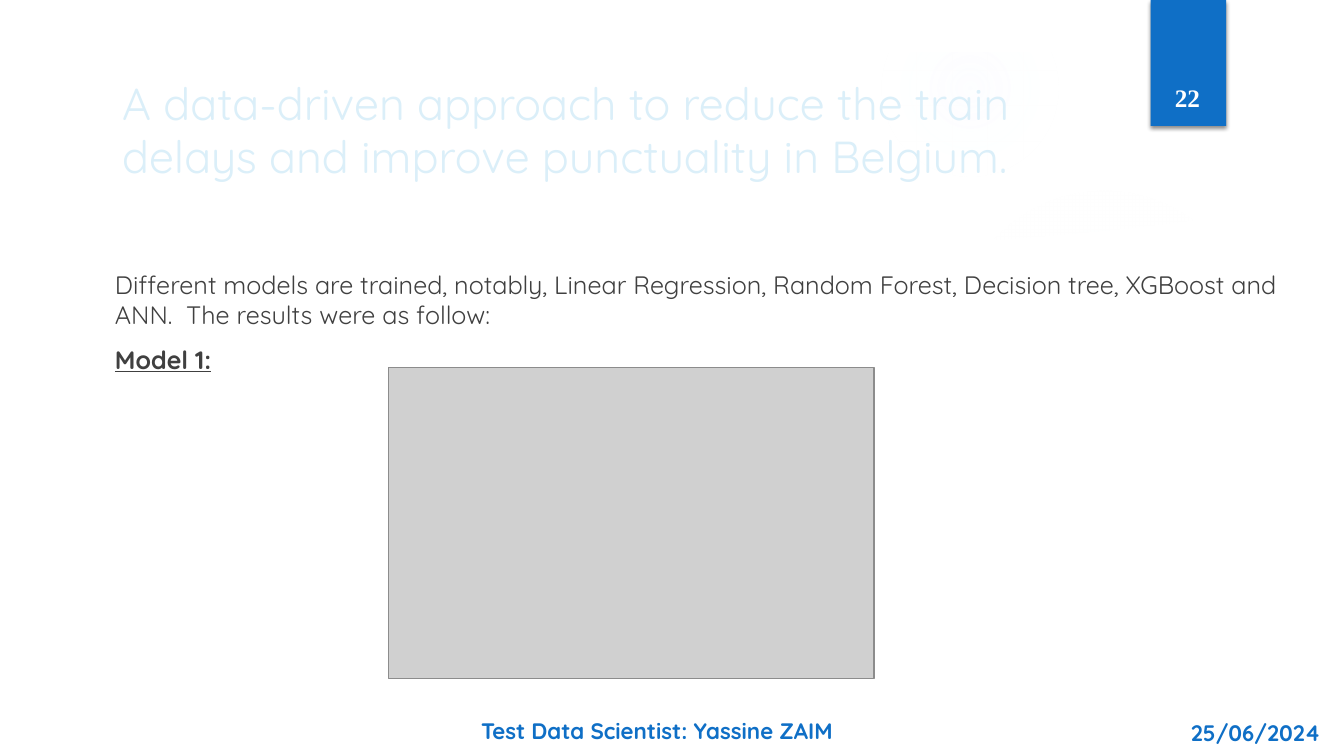
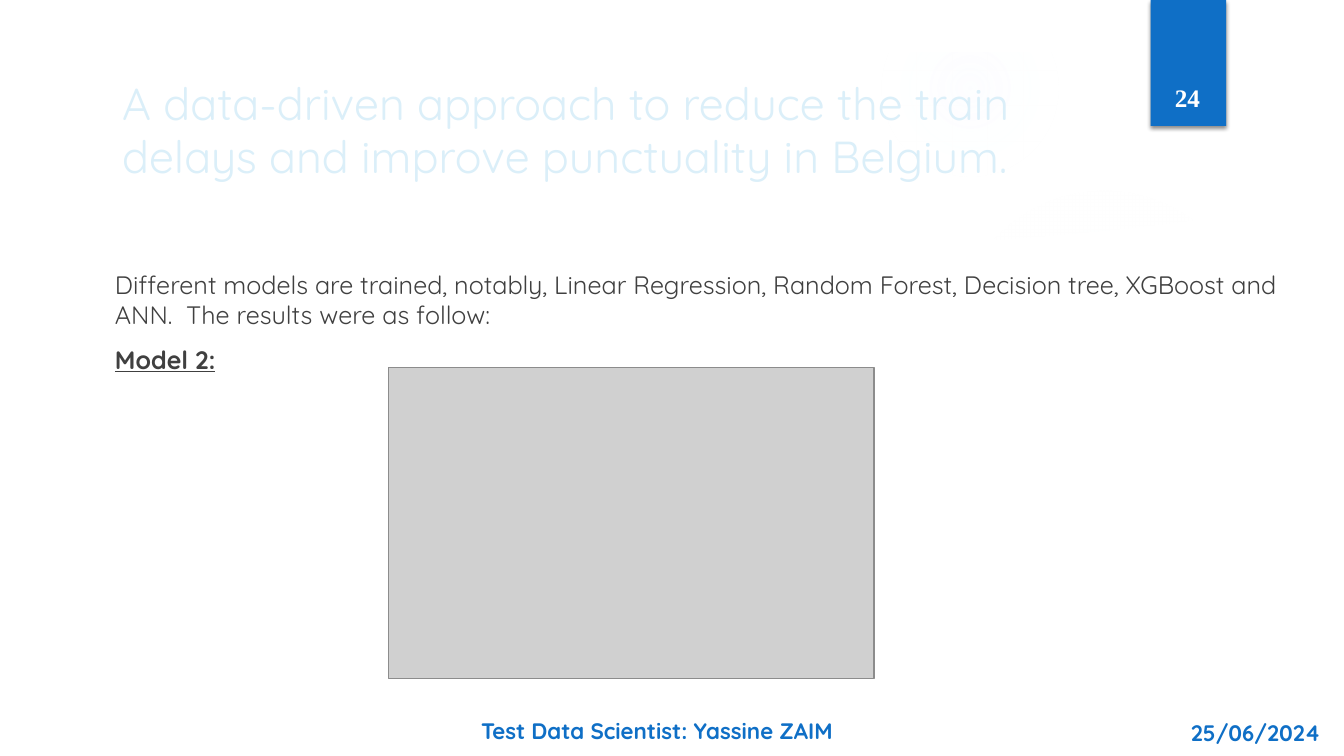
Before and after one commit to ZaimYassine/Ypto-test-Yassine-Zaim, a slide deck: slide 24 of Test_Data_Scientist_Yassine_ZAIM.pptx (slide 22 before the commit). Drawn at 1344x756 pixels with LibreOffice and Linux fonts; fonts in the diff are those of the drawing; grey boxes stand for pictures; background and template pictures are left out. Boxes give left, top, right and bottom in pixels: in the first picture for what was removed or moved away, otherwise in the second. Text is boxed around its words. In the diff, an @@ line names an element or a change of style, - is before the commit and + after.

```diff
--- a/Test_Data_Scientist_Yassine_ZAIM.pptx
+++ b/Test_Data_Scientist_Yassine_ZAIM.pptx
@@ page number at bbox=[1175, 90, 1200, 107]: text changed @@
-22
+24
@@ text at bbox=[115, 350, 215, 372]: text changed @@
-Model 1:
+Model 2:
```
Also in this commit, not shown: 11 other slides changed, 1 slide added, 2 other files.
